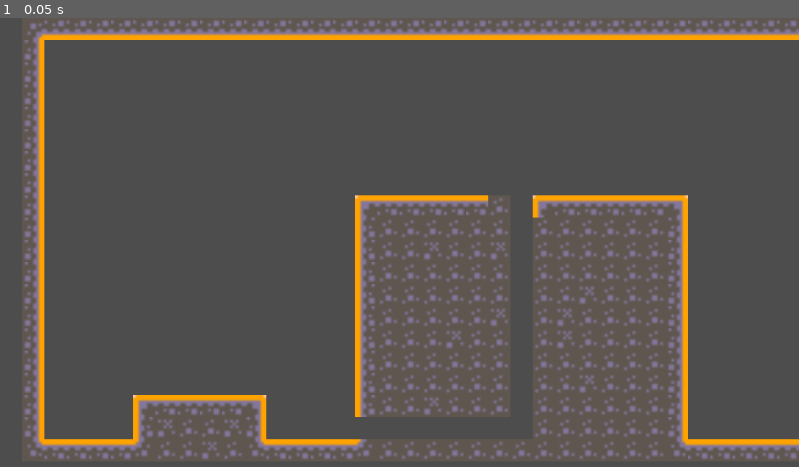
Above: before the commit, frame 1.
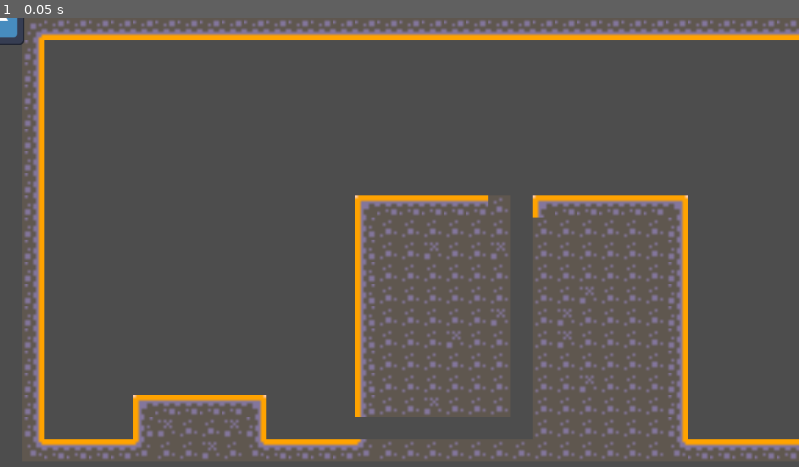
Above: after the commit, the same moment.

Repository: marolmmar1/TFG
Game: Godot game, scene res://Develop/Bioma.tscn
Same seed, same stepped clock (60 frames per second), same inputs: the game is played once before the commit and once after it. The engine's default icon, where the game draws it, is replaced by a stand-in: a white triangle on a blue panel in a dark square.
Inputs:
- Up to frame 1 (0.05 s): no input

The runs differ from the first frame. In frame 1, 0.1% of the frame differs, in the area x 0-4%, y 0-7%.
Error before the commit: Invalid call. Nonexistent function 'instance' in base 'PackedScene'. (res://AStar/Pathfinder.gd:20)

Commit message:
trying to merge branches

Diff:
--- a/AStar/Pathfinder.gd
+++ b/AStar/Pathfinder.gd
@@ -13,10 +13,11 @@
 	createMap()
 
 func createMap():
-	var cells = tileMap.get_used_cells(0)
-	for cell in cells:
-		var above= Vector2(cell[0], cell[1]-1)
-		if !(above in cells):
-			var face  = FACE.instance()
-			face.position = tileMap.map_to_world(above) + Vector2(cell_size/2)
-			pass
+	# var cells = tileMap.get_used_cells(0)
+	# for cell in cells:
+	# 	var above= Vector2(cell[0], cell[1]-1)
+	# 	if !(above in cells):
+	# 		var face  = FACE.instantiate()
+	# 		face.position = tileMap.map_to_world(above) + Vector2(cell_size/2)
+	# 		pass
+	pass
--- a/Creatures/Healthbar.tscn
+++ /dev/null
@@ -1,49 +0,0 @@
-[gd_scene load_steps=6 format=3 uid="uid://26k08pnfpsh8"]
-
-[ext_resource type="Script" path="res://Creatures/healthbar.gd" id="1_kq6w5"]
-
-[sub_resource type="StyleBoxEmpty" id="StyleBoxEmpty_xloch"]
-
-[sub_resource type="StyleBoxFlat" id="StyleBoxFlat_2l6jw"]
-bg_color = Color(0.931306, 0.522628, 0.395592, 1)
-
-[sub_resource type="StyleBoxFlat" id="StyleBoxFlat_37xpc"]
-bg_color = Color(0.0928156, 0.0771584, 0.0703407, 1)
-expand_margin_left = 1.0
-expand_margin_top = 1.0
-expand_margin_right = 1.0
-expand_margin_bottom = 1.0
-shadow_color = Color(0, 0, 0, 0.27451)
-shadow_offset = Vector2(0, 1)
-
-[sub_resource type="StyleBoxFlat" id="StyleBoxFlat_3x5qk"]
-bg_color = Color(1, 1, 1, 1)
-
-[node name="Healthbar" type="ProgressBar"]
-z_index = 1
-offset_right = 143.0
-offset_bottom = 4.0
-theme_override_styles/background = SubResource("StyleBoxEmpty_xloch")
-theme_override_styles/fill = SubResource("StyleBoxFlat_2l6jw")
-value = 60.0
-show_percentage = false
-script = ExtResource("1_kq6w5")
-
-[node name="Damagebar" type="ProgressBar" parent="."]
-z_index = -1
-layout_mode = 1
-anchors_preset = 15
-anchor_right = 1.0
-anchor_bottom = 1.0
-grow_horizontal = 2
-grow_vertical = 2
-theme_override_styles/background = SubResource("StyleBoxFlat_37xpc")
-theme_override_styles/fill = SubResource("StyleBoxFlat_3x5qk")
-value = 80.0
-show_percentage = false
-
-[node name="Timer" type="Timer" parent="."]
-wait_time = 0.4
-one_shot = true
-
-[connection signal="timeout" from="Timer" to="." method="_on_timer_timeout"]
--- a/Creatures/Herbivore.tscn
+++ b/Creatures/Herbivore.tscn
@@ -1,24 +1,19 @@
-[gd_scene load_steps=5 format=3 uid="uid://c0m7sxs32dquq"]
+[gd_scene load_steps=4 format=3 uid="uid://c0m7sxs32dquq"]
 
 [ext_resource type="Texture2D" uid="uid://2l44j7m7c03b" path="res://icon.svg" id="1_1wp7v"]
 [ext_resource type="Script" path="res://Creatures/herbivore.gd" id="1_8u5y0"]
-[ext_resource type="PackedScene" uid="uid://26k08pnfpsh8" path="res://Creatures/Healthbar.tscn" id="3_t0l7i"]
 
 [sub_resource type="RectangleShape2D" id="RectangleShape2D_2bwxj"]
-size = Vector2(124, 122)
+size = Vector2(69.5, 73)
 
 [node name="Herbivore" type="CharacterBody2D"]
 script = ExtResource("1_8u5y0")
 
 [node name="Sprite2D" type="Sprite2D" parent="."]
+position = Vector2(0.999998, 2.99999)
+scale = Vector2(0.539063, 0.570313)
 texture = ExtResource("1_1wp7v")
 
 [node name="CollisionShape2D" type="CollisionShape2D" parent="."]
-position = Vector2(-1, 0)
+position = Vector2(0.25, 3.5)
 shape = SubResource("RectangleShape2D_2bwxj")
-
-[node name="Healthbar" parent="." instance=ExtResource("3_t0l7i")]
-offset_left = -63.0
-offset_top = 73.0
-offset_right = 67.0
-offset_bottom = 83.0
--- a/Creatures/healthbar.gd
+++ /dev/null
@@ -1,27 +0,0 @@
-extends ProgressBar
-
-@onready var timer = $Timer
-@onready var damage_bar = $Damagebar
-
-var health = 0 : set = _set_health
-
-func _set_health(new_health):
-	var prev_health = health
-	health = min(max_value, new_health)
-	value = health
-	if health<= 0:
-		queue_free()
-	if health<prev_health:
-		timer.start()
-	else:
-		damage_bar.value = health
-
-func _init_health(_health):
-	health = _health
-	max_value = health
-	value = health
-	damage_bar.max_value = health
-	damage_bar.value = health
-
-func _on_timer_timeout():
-	damage_bar.value = health
--- a/Creatures/herbivore.gd
+++ b/Creatures/herbivore.gd
@@ -1,12 +1,8 @@
 extends Creature
 
-@onready var healthbar = $healthbar
-
 func _ready():
-    spawn(Creature.CreatureType.HERVIVORE, 10,10,10,2, {})
-    healthbar._init_health(10)
-    print(health, stamina, hunger)
+	spawn(Creature.CreatureType.HERVIVORE, 10,10,10,2, {})
+	print(health, stamina, hunger)
 
 func mod(_new_health):
-    _set_health(_new_health)
-    healthbar._set_health(_new_health)
+	_set_health(_new_health)
--- a/Creatures/spawnpoint.gd
+++ b/Creatures/spawnpoint.gd
@@ -1,12 +1,9 @@
 extends Marker2D
 
-@export var creature: PackedScene
+@onready var biome = get_parent()
+@export var cr_route: PackedScene
+@onready var creature = load(cr_route.resource_path)
 
-# Called when the node enters the scene tree for the first time.
 func _ready():
-	pass # Replace with function body.
-
-
-# Called every frame. 'delta' is the elapsed time since the previous frame.
-func _process(delta):
-	pass
+	var herb = creature.instantiate()
+	biome.add_child.call_deferred(herb)
--- a/Develop/Bioma.tscn
+++ b/Develop/Bioma.tscn
@@ -221,4 +221,4 @@
 [node name="Spawnpoint" type="Marker2D" parent="."]
 position = Vector2(579, 230)
 script = ExtResource("3_h5uts")
-creature = ExtResource("4_77668")
+cr_route = ExtResource("4_q8und")
--- a/Develop/spawnpoint.gd
+++ b/Develop/spawnpoint.gd
@@ -1,7 +1,8 @@
 extends Marker2D
 
+@onready var biome = get_parent()
 @export var creature: PackedScene
 
-# Called when the node enters the scene tree for the first time.
 func _ready():
-	creature.instantiate()
+	var herb = creature.instantiate()
+	biome.add_child.call_deferred(herb)
Not shown: 1 places in Develop/Bioma.tscn that only renumber resources
